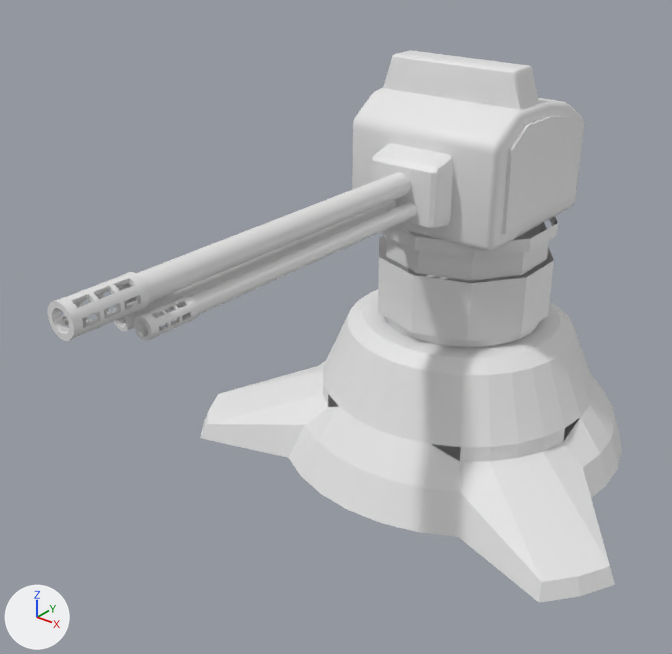
The FBX model TowerDefense/Assets/Blender/Gatling.fbx, before and after one commit.
The view is the same before and after, from a camera (50 mm lens) standing at (1.67, -2.86, 2.05) and looking at (-0.15, -0.58, 0.64). The axes (+X, +Y, +Z) are drawn at lower left. The lights are the same throughout. Where no turn or scale is listed for an object, it has been applied to the vertices. Vertices at the same position are counted once.

Before the edit, the objects in view are built like this:
```python
me_cube_010 = bpy.data.meshes.new('Cube.010')
me_cube_010.from_pydata(...)  # 2423 vertices, 1475 faces; spans x -0.32..0.32, y -1.76..0.33, z 0.55..1.5
me_sphere = bpy.data.meshes.new('Sphere')
me_sphere.from_pydata(...)  # 241 vertices, 178 faces; spans x -0.91..0.91, y -0.7..0.96, z 0.0..0.55
ob_body = bpy.data.objects.new('Body', me_sphere)
ob_body.location = (0.0, 0.0, 0.0)
ob_gunpoint = bpy.data.objects.new('Gunpoint', me_cube_010)
ob_gunpoint.location = (0.0, 0.0, 0.0)
```
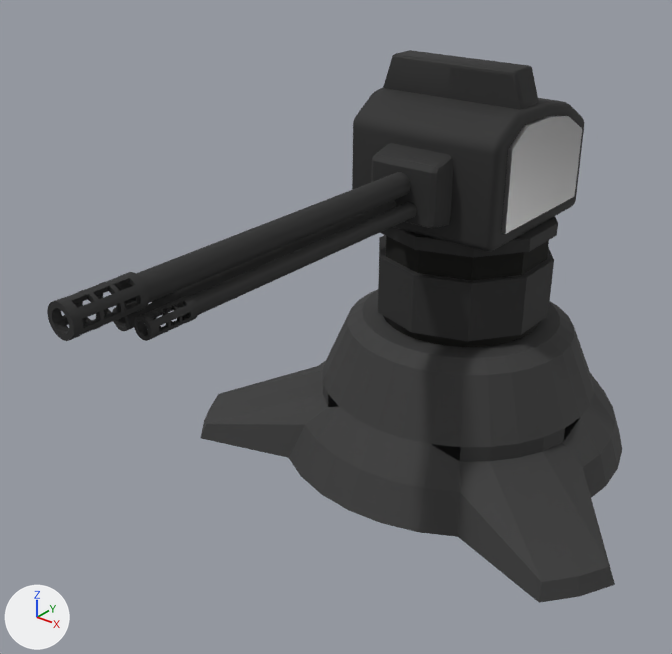
Diff of the bpy script that builds the scene:
```diff
--- a/TowerDefense/Assets/Blender/Gatling.fbx.py
+++ b/TowerDefense/Assets/Blender/Gatling.fbx.py
@@ mat_budy @@
+mat_budy = principled_material('Budy')
+mat_budy.base_color = (0.0578, 0.0578, 0.0578)  # black #444444
+mat_budy.metallic = 0.4
+mat_budy.roughness = 0.8
@@ mat_gubpoint2 @@
+mat_gubpoint2 = principled_material('GubPoint2')
+mat_gubpoint2.base_color = (0.00456, 0.00452, 0.00315)  # black #0e0e0a
+mat_gubpoint2.roughness = 1.0
@@ mat_material_001 @@
+mat_material_001 = principled_material('Material.001')
+mat_material_001.base_color = (0.281, 0.281, 0.281)  # grey #909090
+mat_material_001.metallic = 0.8
+mat_material_001.roughness = 0.4
@@ mat_gunpoint @@
+mat_gunpoint = principled_material('GunPoint')
+mat_gunpoint.base_color = (0.0331, 0.0331, 0.0331)  # black #333333
+mat_gunpoint.metallic = 0.3
+mat_gunpoint.roughness = 0.8
@@ me_cube_010 @@
 # used by ob_gunpoint; location = (0.0, 0.0, 0.0)
-me_cube_010.from_pydata(...)  # 2423 vertices, 1475 faces; spans x -0.32..0.32, y -1.76..0.33, z 0.55..1.5
+me_cube_010.from_pydata(...)  # 2423 vertices, 1479 faces; spans x -0.32..0.32, y -1.76..0.33, z 0.55..1.5
+# me_cube_010 part 1
+# 42 faces are deleted
+# 46 new faces join them, mat_gunpoint (black #333333)
+# me_cube_010 part 2
+# 19 faces are deleted
+# 19 new faces join them, mat_gunpoint (black #333333)
+# me_cube_010 part 3: 46 faces spanning x -0.31..0.31, y -0.31..0.31, z 0.55..0.89 switch from no material to mat_gubpoint2 (black #0e0e0a)
+# me_cube_010 part 4: 1413 faces spanning x -0.32..0.32, y -1.76..0.33, z 0.57..1.5 switch from no material to mat_gunpoint (black #333333)
+# me_cube_010 part 5: 16 faces spanning x -0.3..0.3, y -0.26..0.25, z 1.0..1.33 switch from no material to mat_material_001 (grey #909090)
@@ me_sphere @@
 me_sphere.from_pydata(...)  # 241 vertices, 178 faces; spans x -0.91..0.91, y -0.7..0.96, z 0.0..0.55
 # used by ob_body; location = (0.0, 0.0, 0.0)
+# me_sphere part 6: all 140 faces centred in x -0.87..0.87, y -0.66..0.94, z 0.03..0.51 switch from no material to mat_budy (black #444444)
+# me_sphere part 7: the 1 face centred in x 0.0, y 0.0, z 0.0 switches from no material to mat_budy (black #444444)
+# me_sphere part 8: the 1 face centred in x 0.0, y 0.0, z 0.53 switches from no material to mat_budy (black #444444)
+# me_sphere part 9: 36 of the faces centred in x -0.3..0.3, y -0.3..0.3, z 0.53..0.55 switch from no material to mat_gubpoint2 (black #0e0e0a)
```

Boxes [x1, y1, x2, y2] around the edits, measured in the pictures (672 x 654 px; the box of a moved part takes in the faces that stretch with it):
part 1 of me_cube_010, moved or reshaped: before [371, 143, 453, 229]; after [371, 143, 558, 283]
part 2 of me_cube_010, moved or reshaped: [147, 306, 180, 330] in both
part 3 of me_cube_010, recoloured (grey to black): [384, 236, 549, 344] in both
part 4 of me_cube_010, recoloured (grey to black): [47, 50, 584, 341] in both
part 5 of me_cube_010, recoloured: [502, 116, 582, 234] in both
part 6 of me_sphere, recoloured (white to black): [201, 289, 622, 603] in both
part 7 of me_sphere, recoloured (grey to black): [328, 394, 580, 461] in both
part 8 of me_sphere, recoloured (white to black): [362, 290, 560, 358] in both
part 9 of me_sphere, recoloured (grey to black): [383, 316, 538, 347] in both
